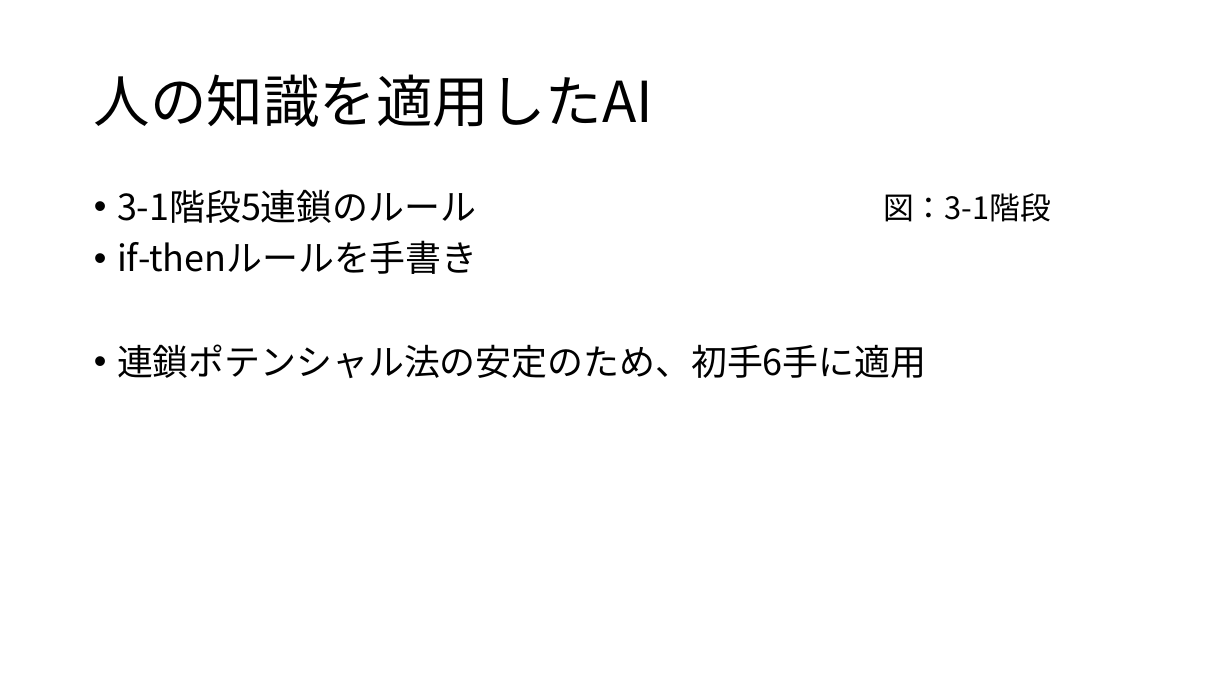
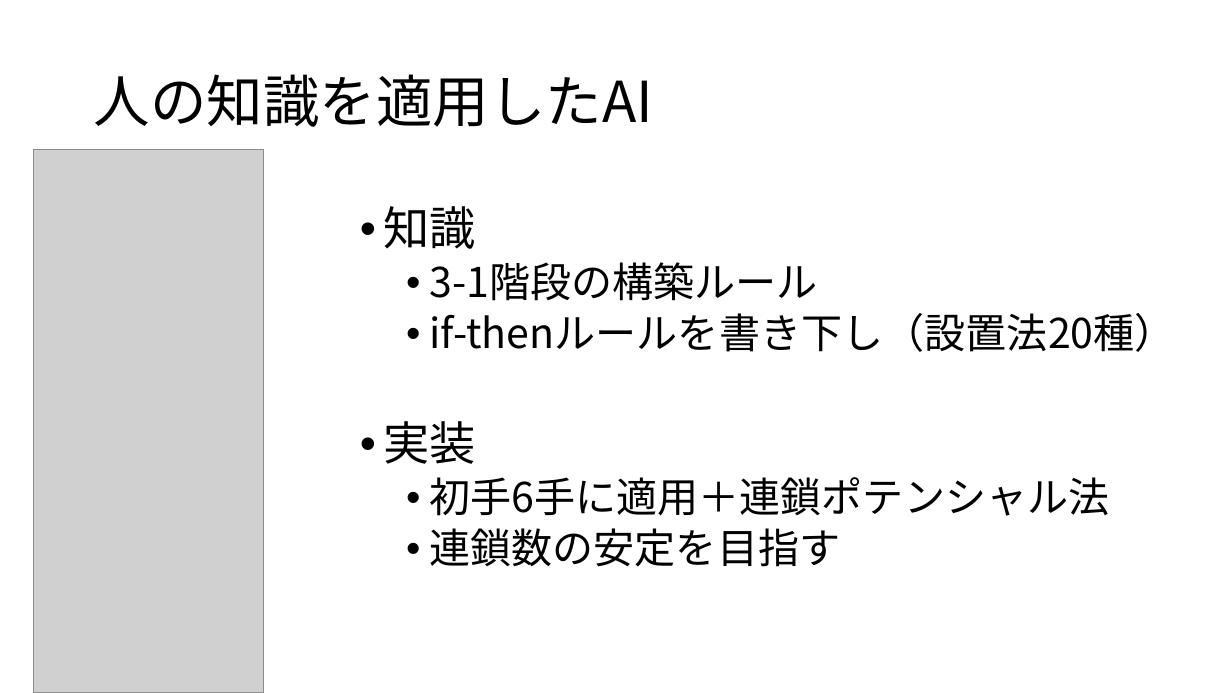
Before and after one commit to hshibasawa7/graduation-thesis, a slide deck: slide 6 of happyou/soturonHappyou.pptx (slide 8 before the commit). Drawn at 1232x693 pixels with LibreOffice and Linux fonts; fonts in the diff are those of the drawing; grey boxes stand for pictures. Boxes give left, top, right and bottom in pixels: in the first picture for what was removed or moved away, otherwise in the second. Text is boxed around its words. In the diff, an @@ line names an element or a change of style, - is before the commit and + after.

```diff
--- a/happyou/soturonHappyou.pptx
+++ b/happyou/soturonHappyou.pptx
@@ picture added at bbox=[33, 150, 263, 693] @@
@@ text at bbox=[383, 206, 1176, 567]: text changed; size 28 to 32 pt @@
-• 3-1階段5連鎖のルール
-• if-thenルールを手書き
-• 連鎖ポテンシャル法の安定のため、初手6手に適用
+• 知識
+  • 3-1階段の構築ルール
+  • if-thenルールを書き下し（設置法20種）
+• 実装
+  • 初手6手に適用＋連鎖ポテンシャル法
+  • 連鎖数の安定を目指す
@@ text removed at bbox=[883, 193, 1051, 222] @@
-図：3-1階段
```
Also in this commit, not shown: 7 other slides changed, 3 slides added, 5 slides removed, 3 other files.
